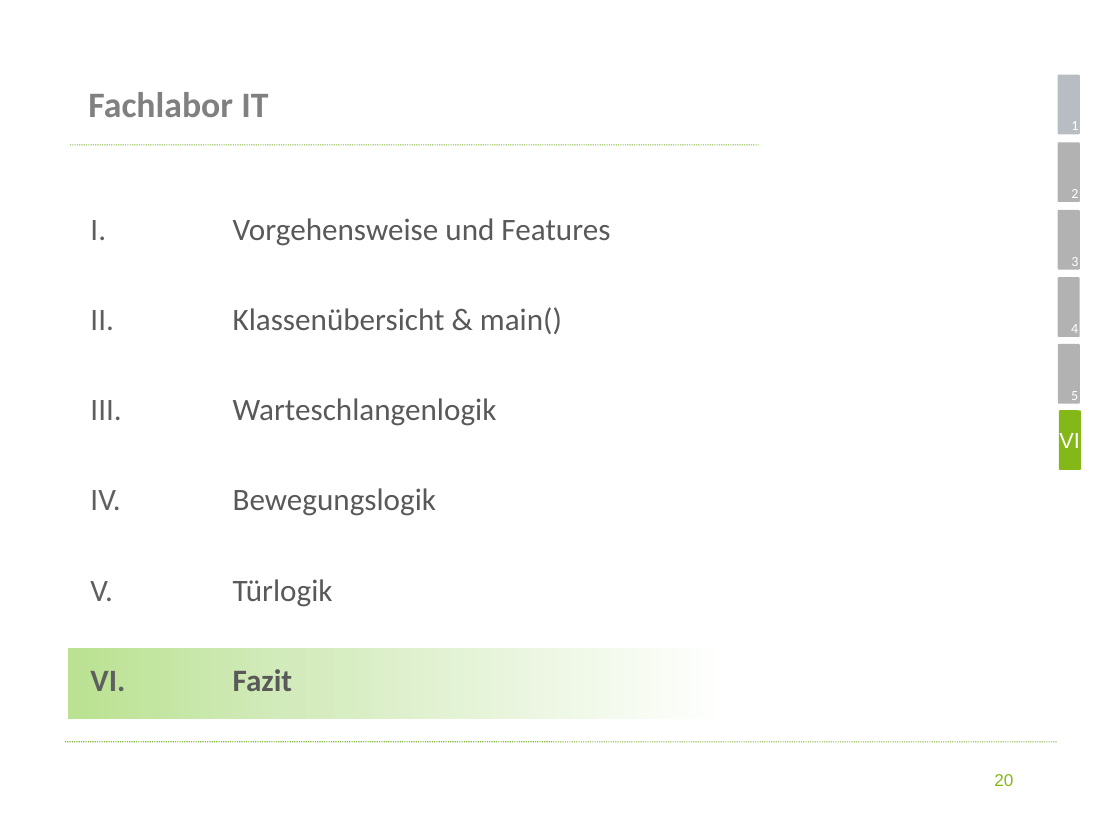
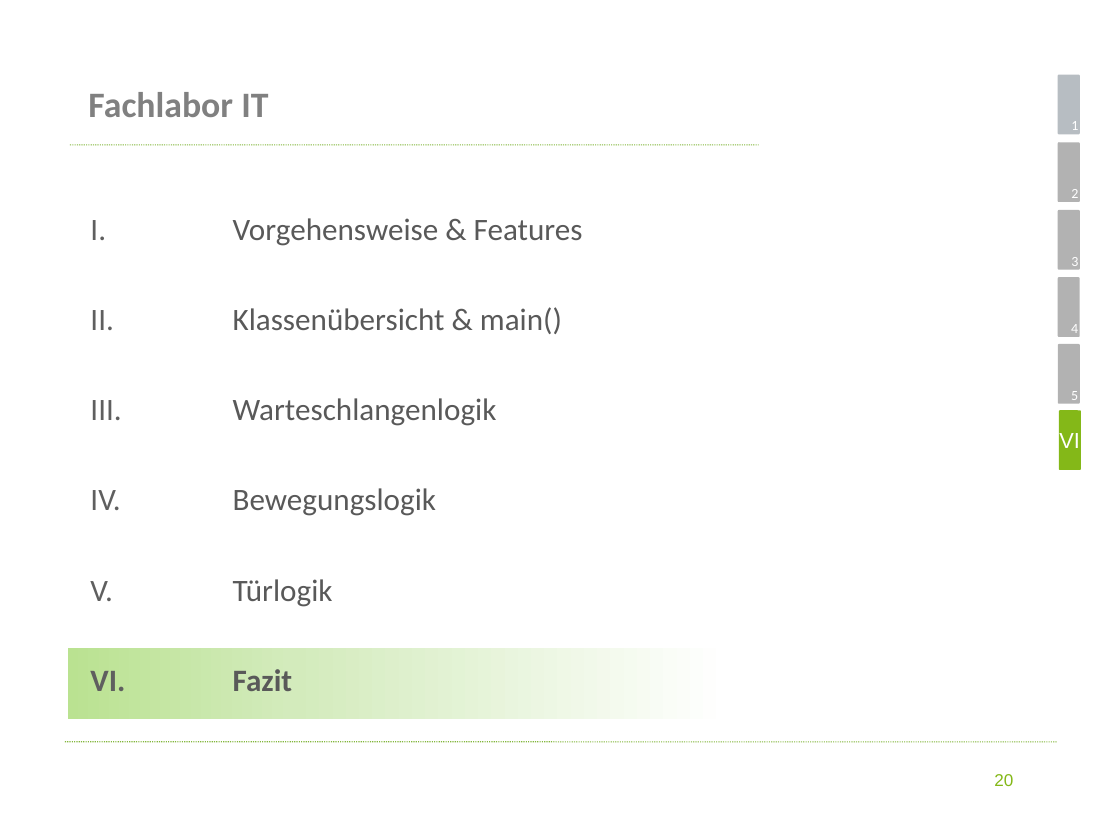
Before and after one commit to koeni90/elevatorUML, a slide deck: slide 20 of Präsentation.pptx. Drawn at 1120x840 pixels with LibreOffice and Linux fonts; fonts in the diff are those of the drawing; background and template pictures are left out. Boxes give left, top, right and bottom in pixels: in the first picture for what was removed or moved away, otherwise in the second. Text is boxed around its words. In the diff, an @@ line names an element or a change of style, - is before the commit and + after.

```diff
--- a/Präsentation.pptx
+++ b/Präsentation.pptx
@@ text at [233,218,583,246]: text changed @@
-I. Vorgehensweise und Features
+I. Vorgehensweise & Features
```
Also in this commit, not shown: 6 other slides changed, 1 other file.
